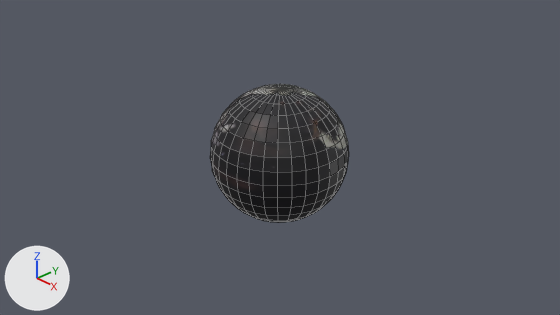
Renders of the Blender file 3d_model/texture_ball.blend from each side of a commit.
Camera for both pictures: the file's camera 'Camera'. The axes (+X, +Y, +Z) are drawn at lower left. The lights are the same throughout. Mesh edges are drawn as thin lines.

The older version as bpy lines, for what is in view:
```python
me_sphere = bpy.data.meshes.new('Sphere')
me_sphere.from_pydata(...)  # a UV sphere (32 segments, 16 rings, poles along z) spanning x -1.0..1.0, y -1.0..1.0, z -1.0..1.0
me_sphere.materials.append(mat_daisy)  # picture img_daisy_png
ob_sphere = bpy.data.objects.new('Sphere', me_sphere)
ob_sphere.location = (0.0, 0.0, 0.0)
```
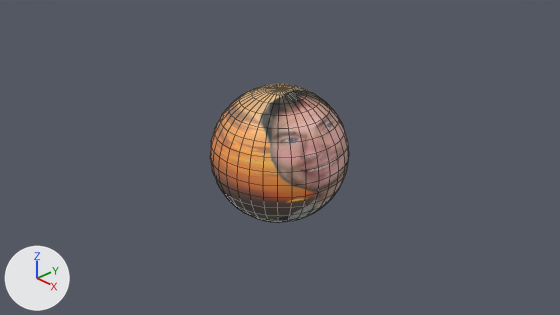
Changed parts and their boxes [x1, y1, x2, y2] in the pictures (560 x 315 px):
```json
{"object": "Sphere", "change": "recoloured", "before": [210, 84, 349, 223], "after": [210, 84, 349, 223], "on screen": "grey to orange"}
```

The change, as JSON lines over the scene's bpy script:
```json
{"op": "add", "block": "img_kari_jpg", "code": ["img_kari_jpg = load_image('kari.jpg', 'kari.jpg', 476, 499, 'sRGB')"]}
{"op": "add", "block": "mat_kari", "code": ["mat_kari = principled_material('kari')", "mat_kari.texture = img_kari_jpg"]}
{"block": "me_sphere", "where": "me_sphere.from_pydata(...)  # 482 vertices, 512 faces; spans x -1.0..1.0, y -1.0..1.0, z -1.0..1.0"}
{"op": "remove", "block": "me_sphere", "code": "me_sphere.materials.append(mat_daisy)  # picture img_daisy_png"}
{"op": "add", "block": "me_sphere", "code": "me_sphere.materials.append(mat_kari)  # picture img_kari_jpg"}
```
